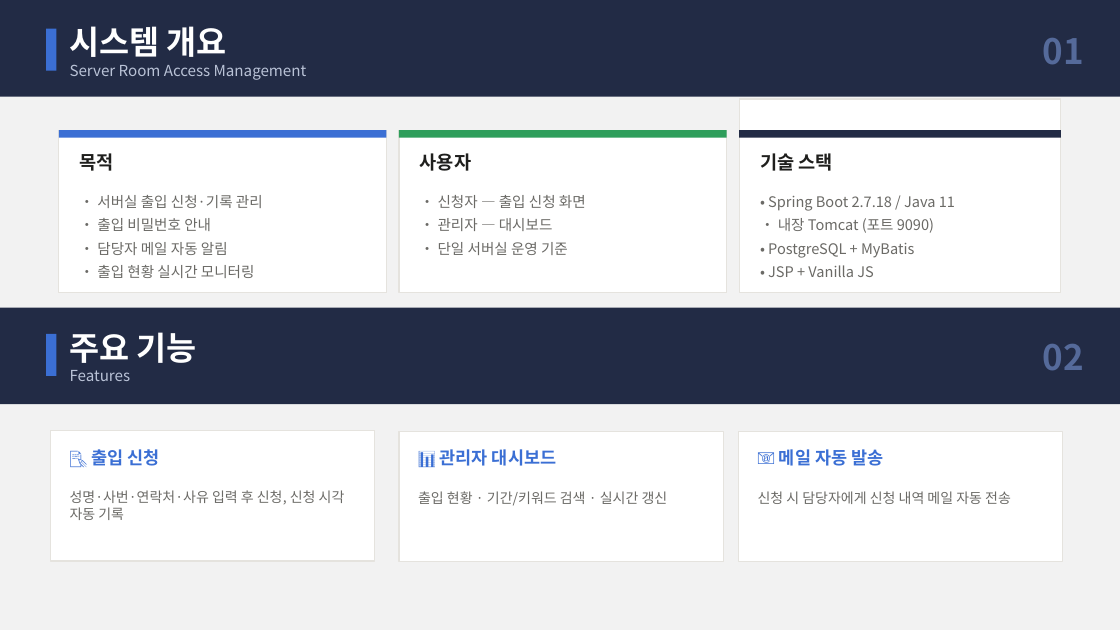
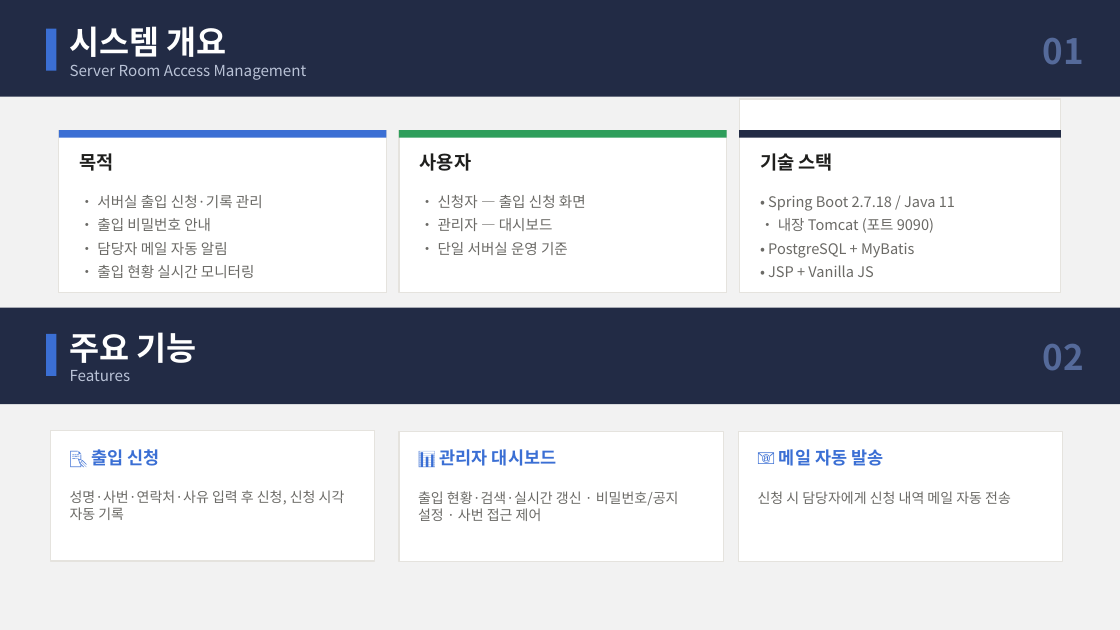
Before and after one commit to inzentibiz/srcAccessMgmt, a slide deck: slide 2 of docs/서버실_출입관리_완료보고.pptx. Drawn at 1120x630 pixels with LibreOffice and Linux fonts; fonts in the diff are those of the drawing. Boxes give left, top, right and bottom in pixels: in the first picture for what was removed or moved away, otherwise in the second. Text is boxed around its words. In the diff, an @@ line names an element or a change of style, - is before the commit and + after.

Commit message:
비밀번호 변경, 공지사항 작성/삭제 추가, 관련 완료 문서 수정

```diff
--- a/docs/서버실_출입관리_완료보고.pptx
+++ b/docs/서버실_출입관리_완료보고.pptx
@@ text at (418, 491, 679, 521): text changed @@
-출입 현황 · 기간/키워드 검색 · 실시간 갱신
+출입 현황·검색·실시간 갱신 · 비밀번호/공지 설정 · 사번 접근 제어
```
Also in this commit, not shown: 2 other slides changed, 20 other files.
